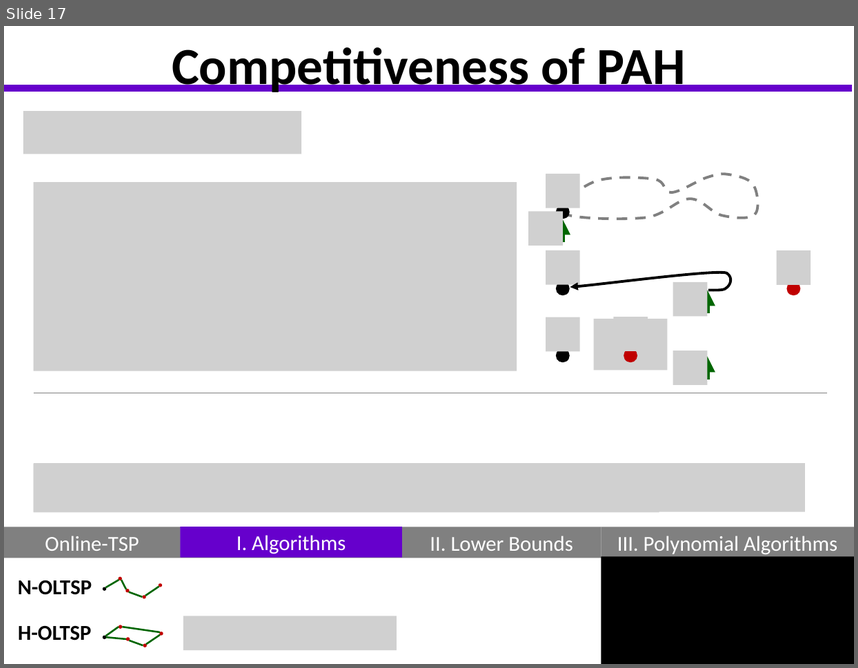
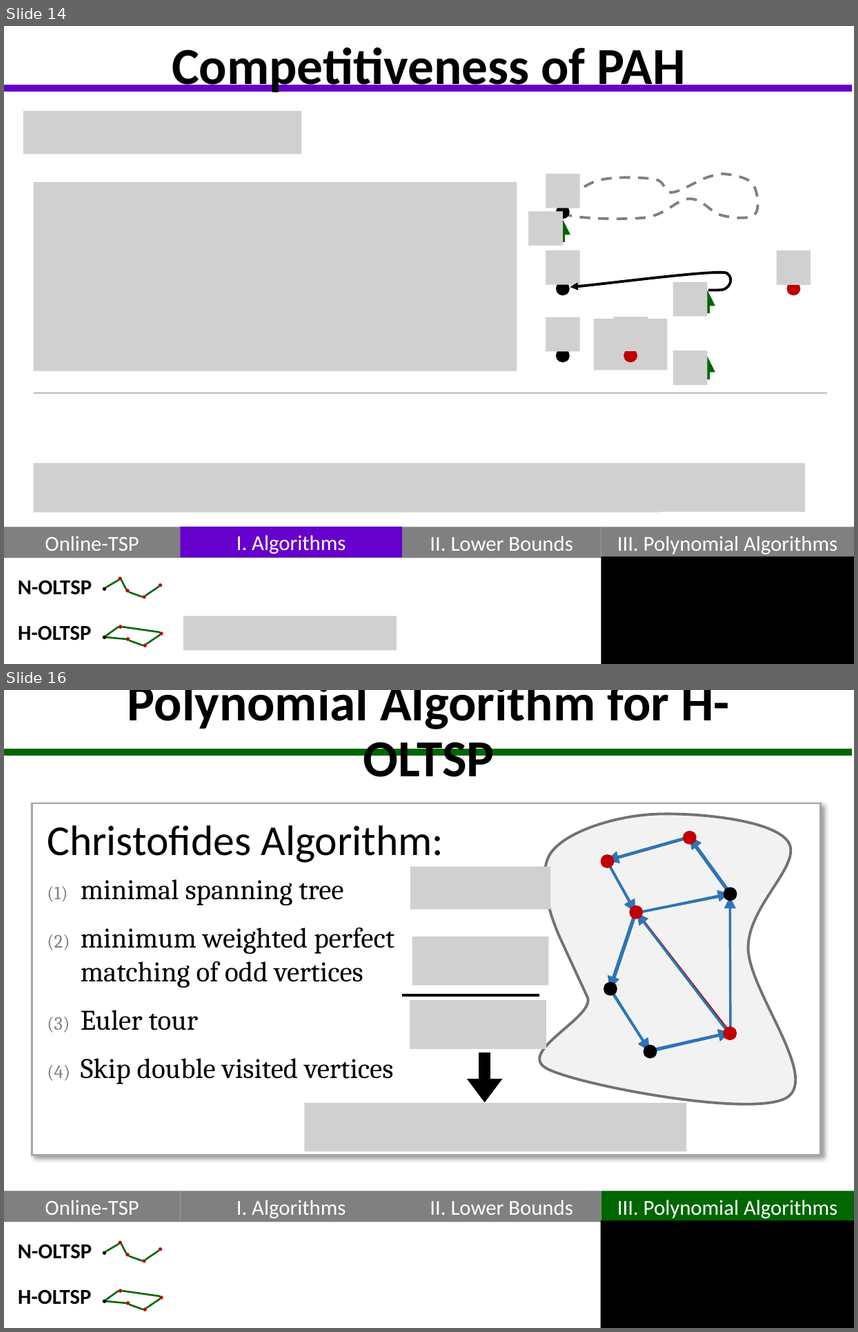
Before and after one commit to GraffL/talk-online-tsp, a slide deck: Präsentation43.pptx. Shown one above the other, each under a label of ours: slide 17 before the commit, slides 14 and 16 after it; the slides between them are not shown. The pictures are 858x668 and 858x1332 pixels, drawn with LibreOffice and Linux fonts; fonts in the diff are those of the drawing; grey boxes stand for pictures; background and template pictures are left out. Boxes give left, top, right and bottom in pixels: in the first picture for what was removed or moved away, otherwise in the second. Text is boxed around its words. In the diff, an @@ line names an element or a change of style, - is before the commit and + after.

Commit message:
made Christofides optional (and possible at different time)

```diff
--- a/Präsentation43.pptx
+++ b/Präsentation43.pptx
@@ slide 16 added at (4,690,854,1328), background #FFFFFF; not listed: 25 template elements that a slide beside it also shows @@
@@ title added at (128,690,729,777), 44 pt, text #000000, bold @@
+Polynomial Algorithm for H-OLTSP
@@ line added from (4, 752) to (853, 752), #006600 6 pt @@
@@ rectangle added at (32,803,821,1155), fill #FFFFFF, outline #A6A6A6 1.5 pt @@
@@ text added at (47,825,444,1084), 24 pt, text #000000 @@
+Christofides Algorithm:
+(1) minimal spanning tree
+(2) minimum weighted perfect matching of odd vertices
+(3) Euler tour
+(4) Skip double visited vertices
@@ freeform shape added at (539,814,795,1104), fill #F2F2F2, outline #767171 2.25 pt @@
@@ line added from (608, 861) to (690, 837), #C00000 2 pt @@
@@ group added at (606,836,731,1050): 7 arrows @@
@@ group added at (606,837,731,1052): 8 arrows @@
@@ picture added at (410,866,550,909) @@
@@ line added from (637, 912) to (730, 1032), #C00000 2 pt @@
@@ picture added at (412,936,549,985) @@
@@ line added from (402, 995) to (539, 995), #000000 2.25 pt @@
@@ group added at (604,837,737,1058): 10 ellipses @@
@@ picture added at (410,1000,546,1049) @@
@@ group added at (606,838,730,1052): 6 lines @@
@@ group added at (601,830,737,1041): 4 ellipses @@
@@ arrow added from (484, 1052) to (484, 1103), #000000 10 pt @@
@@ picture added at (304,1103,686,1151) @@
@@ rectangle added at (602,1191,854,1222), fill #006600, 18 pt, text #FFFFFF @@
+III. Polynomial Algorithms
@@ rectangle added at (601,1221,854,1328), fill #000000 @@
@@ what was slide 17 is now slide 14 @@
```
Also in this commit, not shown: 2 slides changed, 2 other slides added, 1 slide removed.
